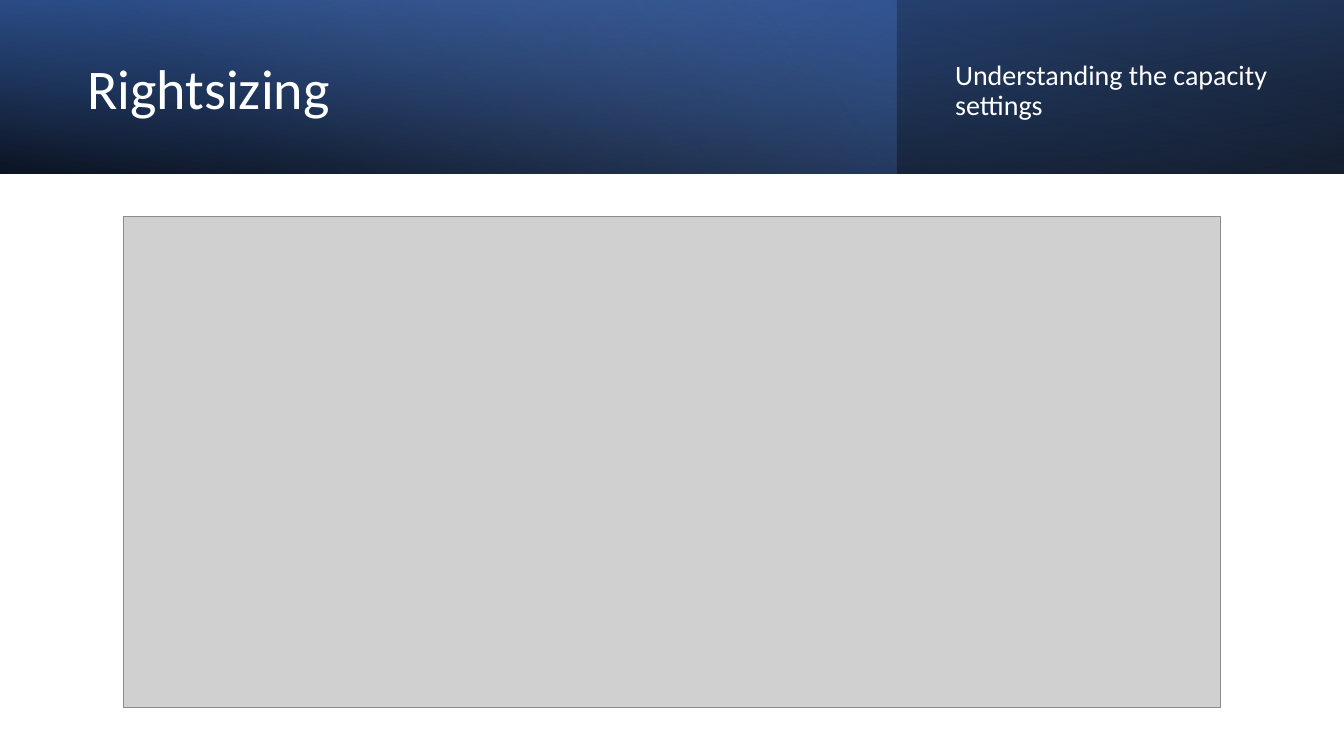
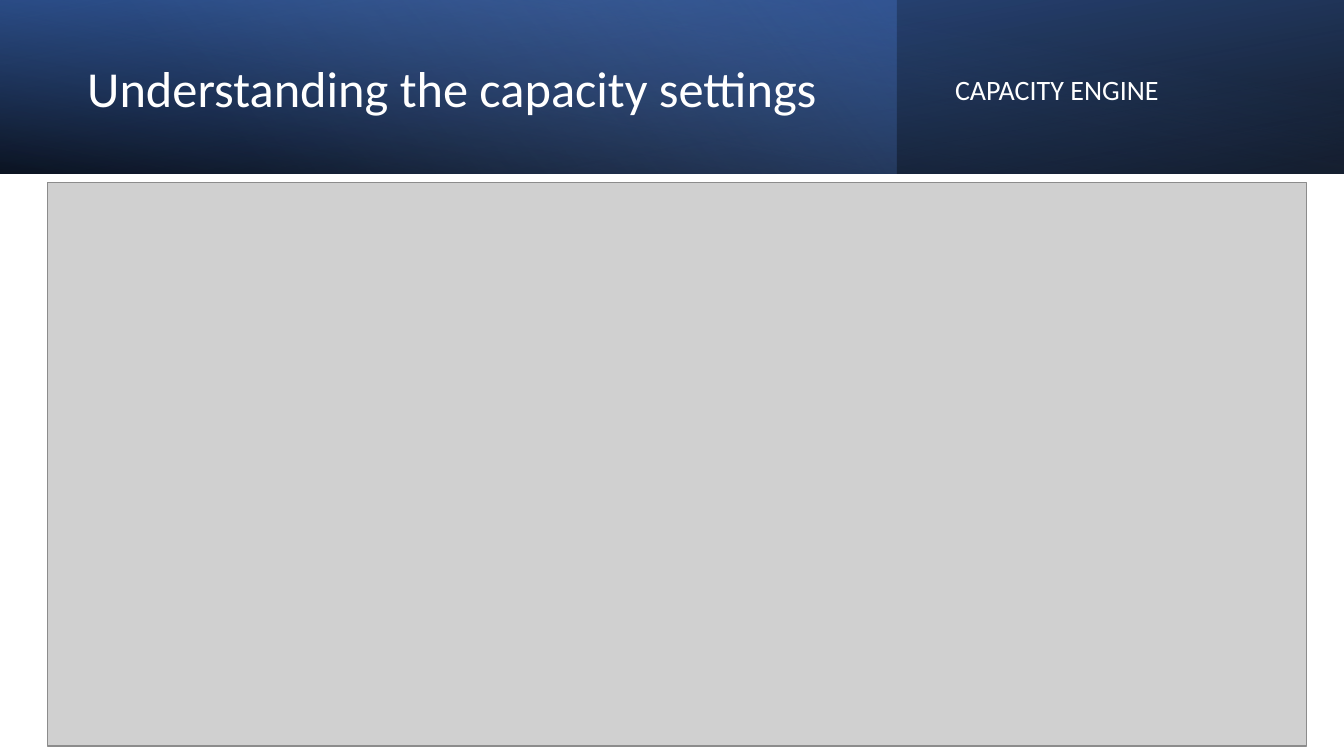
Before and after one commit to VMwareAria/VMwareAria.github.io, a slide deck: slide 2 of Presentations/Rightsizing[bgronas].pptx (slide 4 before the commit). Drawn at 1344x756 pixels with LibreOffice and Linux fonts; fonts in the diff are those of the drawing; grey boxes stand for pictures. Boxes give left, top, right and bottom in pixels: in the first picture for what was removed or moved away, otherwise in the second. Text is boxed around its words. In the diff, an @@ line names an element or a change of style, - is before the commit and + after.

Commit message:
integrations, capacity engine

```diff
--- a/Presentations/Rightsizing[bgronas].pptx
+++ b/Presentations/Rightsizing[bgronas].pptx
@@ title at bbox=[87, 72, 816, 116]: text changed; size 40 to 36 pt @@
-Rightsizing
+Understanding the capacity settings
@@ subtitle at bbox=[955, 82, 1158, 100]: text changed @@
-Understanding the capacity settings
+CAPACITY ENGINE
@@ picture: place and size @@
-picture at bbox=[124, 217, 1221, 708]
+picture at bbox=[47, 182, 1307, 746]
```
Also in this commit, not shown: 4 other slides changed, 2 slides removed, 19 other files.
